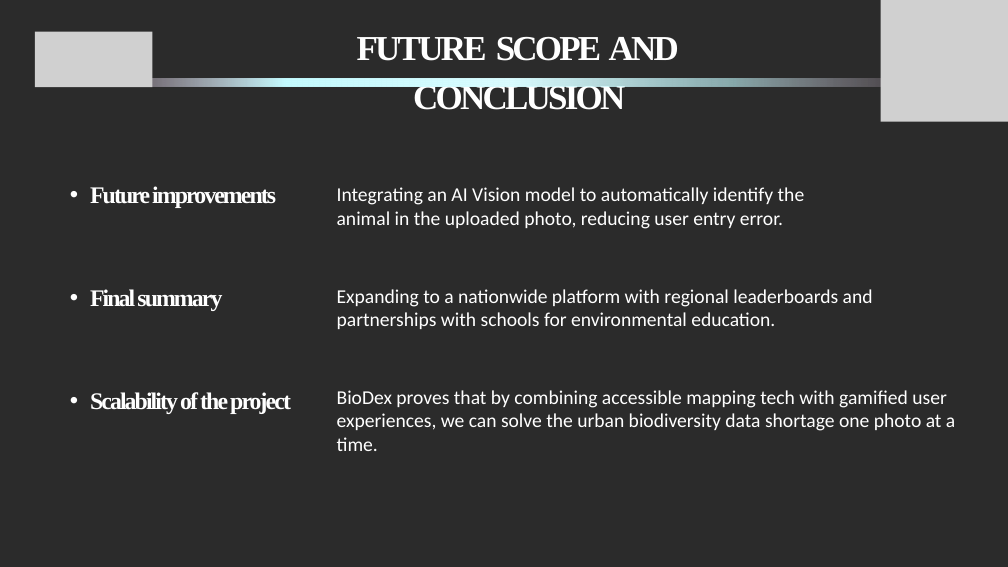
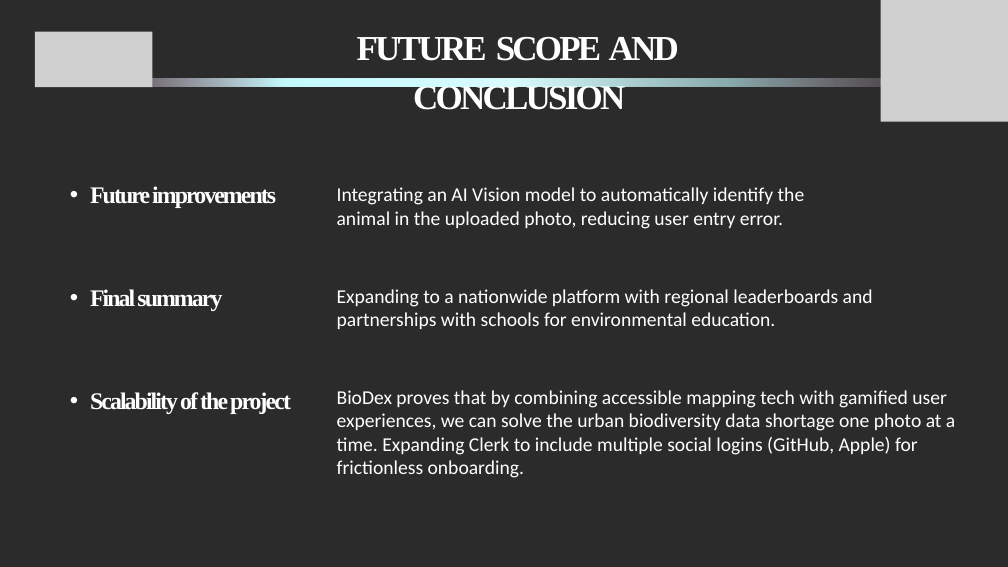
Before and after one commit to Amazingdude1525/BioDex, a slide deck: slide 10 of PPT - Debug Duo.pptx. Drawn at 1008x567 pixels with LibreOffice and Linux fonts; fonts in the diff are those of the drawing; grey boxes stand for pictures; background and template pictures are left out; a plain dark background stands for a picture behind light text. Boxes give left, top, right and bottom in pixels: in the first picture for what was removed or moved away, otherwise in the second. Text is boxed around its words. In the diff, an @@ line names an element or a change of style, - is before the commit and + after.

```diff
--- a/PPT - Debug Duo.pptx
+++ b/PPT - Debug Duo.pptx
@@ text at (337, 390, 955, 478): text changed @@
-BioDex proves that by combining accessible mapping tech with gamified user experiences, we can solve the urban biodiversity data shortage one photo at a time.
+BioDex proves that by combining accessible mapping tech with gamified user experiences, we can solve the urban biodiversity data shortage one photo at a time. Expanding Clerk to include multiple social logins (GitHub, Apple) for frictionless onboarding.
```
Also in this commit, not shown: 5 other slides changed.
